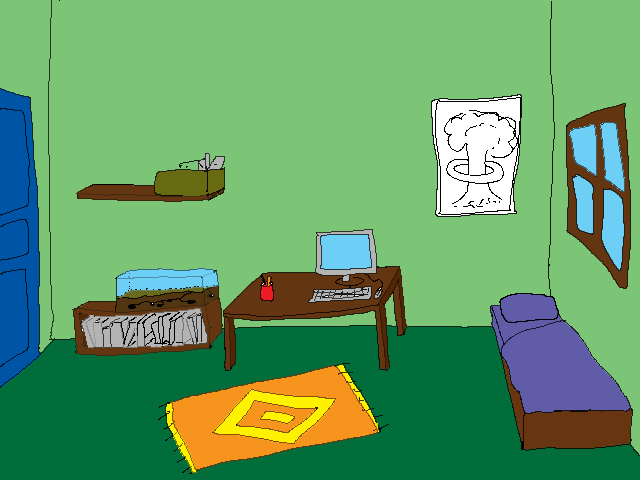
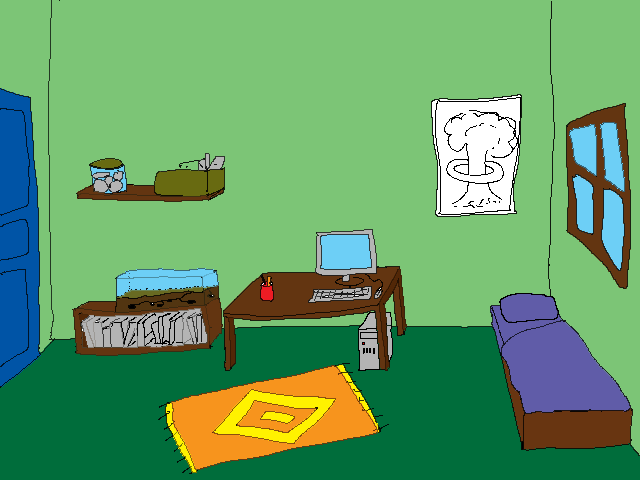
Comparing the layer stacks of the two 640×480 images. Changes:
showed "cailloux" over box(89, 158, 127, 194)
painted on "chambre.png" over box(358, 312, 393, 371)
